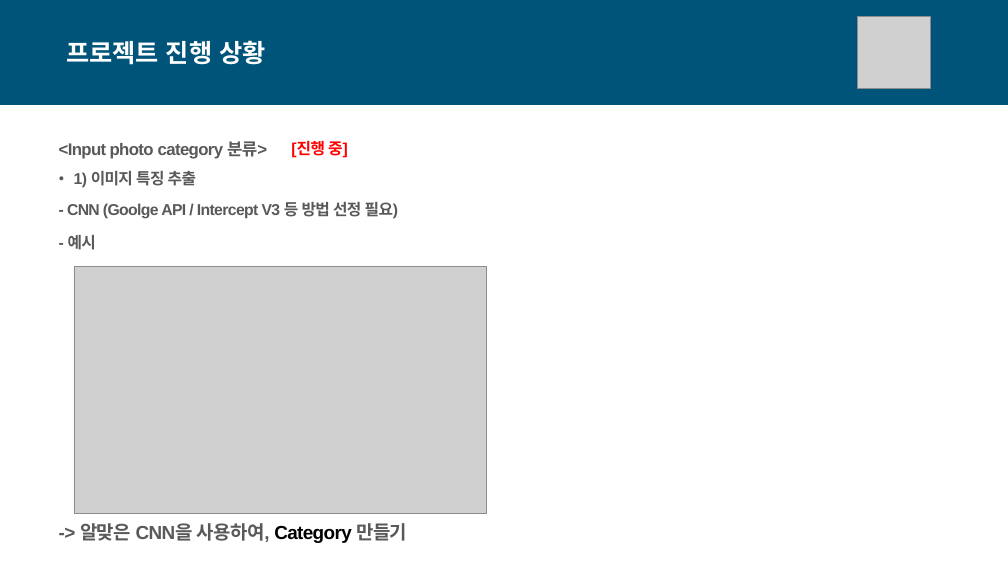
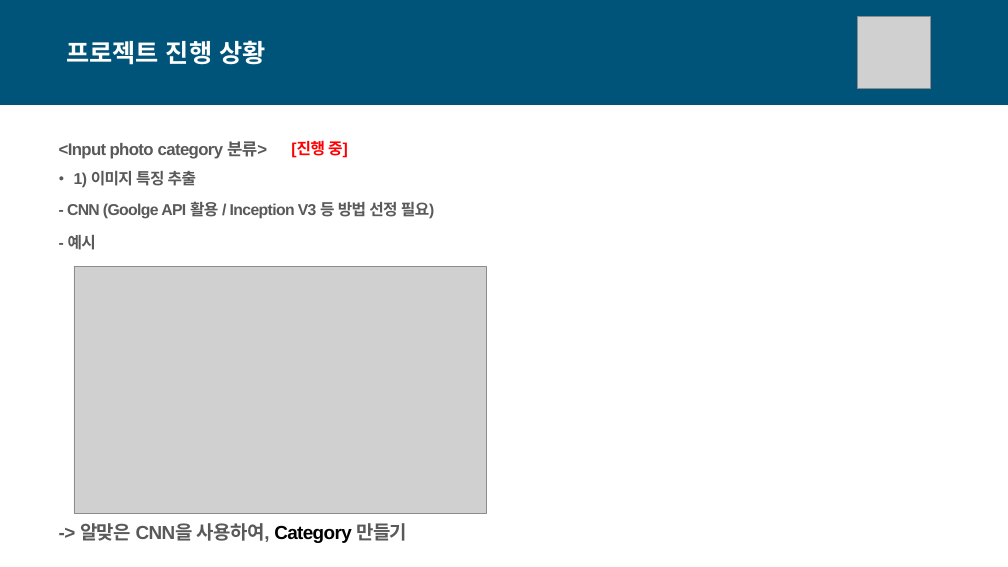
Before and after one commit to seunghyunshin111/Travel_category_prediction, a slide deck: slide 5 of 기획 PPT 및 피드백/4조 final_project 200320.pptx. Drawn at 1008x567 pixels with LibreOffice and Linux fonts; fonts in the diff are those of the drawing; grey boxes stand for pictures. Boxes give left, top, right and bottom in pixels: in the first picture for what was removed or moved away, otherwise in the second. Text is boxed around its words. In the diff, an @@ line names an element or a change of style, - is before the commit and + after.

Commit message:
0323

```diff
--- a/기획 PPT 및 피드백/4조 final_project 200320.pptx
+++ b/기획 PPT 및 피드백/4조 final_project 200320.pptx
@@ text at (x1=67, y1=202, x2=435, y2=219): text changed @@
-- CNN (Goolge API / Intercept V3 등 방법 선정 필요)
+- CNN (Goolge API 활용 / Inception V3 등 방법 선정 필요)
```
